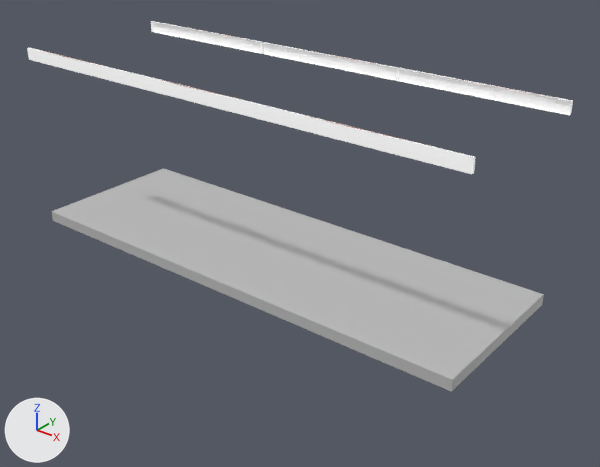
A saved change to the FBX model OverZombied/Assets/Models/new_platform_gate.fbx.
The view is the same before and after, from a camera (50 mm lens) standing at (0.0292, -0.034, 0.0122) and looking at (0.0018, 0.0002, -0.009). Every picture has the same lights, and +X, +Y and +Z are marked at lower left. Where no turn or scale is listed for an object, it has been applied to the vertices.
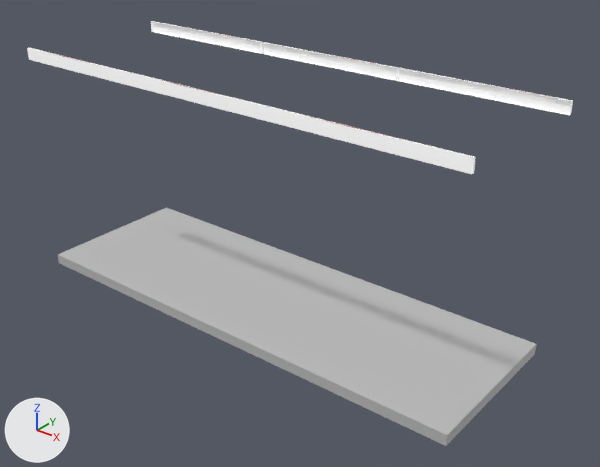
Location of each change, (x1, y1, x2, y2) in pixels of the pictures (600 x 467 px):
'platform', moved: before (51, 168, 544, 391); after (58, 208, 536, 446)

What the commit changed:
Object 'platform' (ob_platform) moves from (0.0, 0.0, -0.01088) to (0.0, 0.0, -0.01407).
